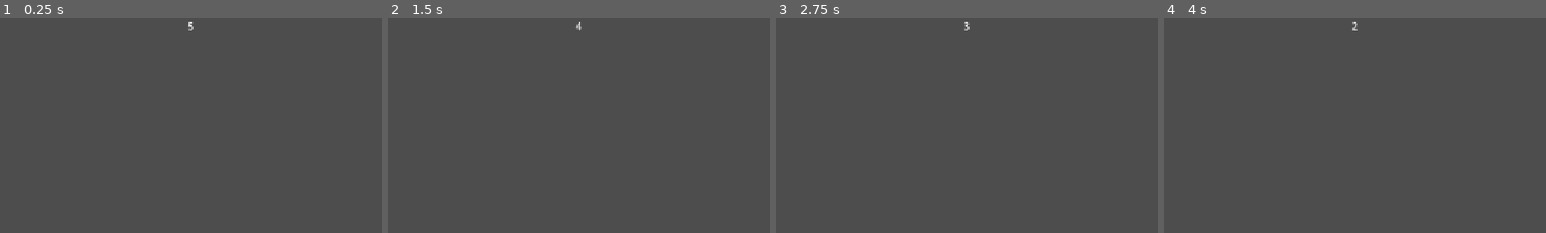
Above: before the commit, frames 1-4 (left to right).
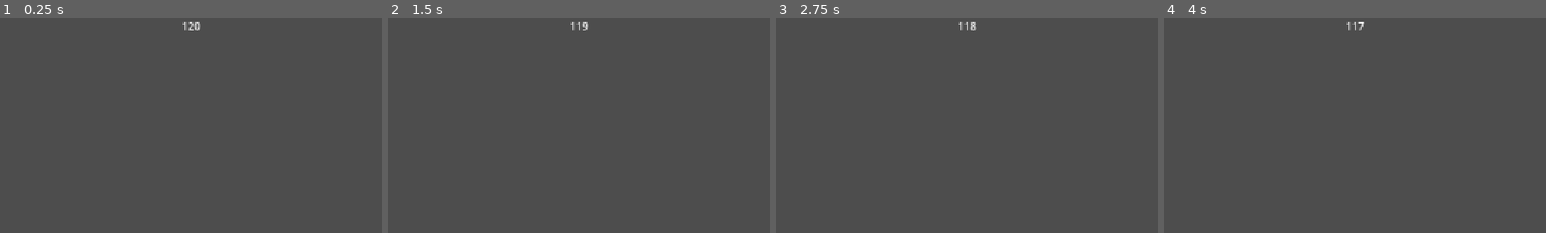
Above: after the commit, the same moments.

Repository: Varshit08/Tag_game
Game: Godot game, scene res://practise_map.tscn
The game is run twice, just before and just after one commit, with the same random seed, the same clock (stepped at 60 frames per second) and the same inputs. Before the commit the project has no main scene; this scene is started directly in both runs.
Inputs:
- Up to frame 1 (0.25 s): no input
- Up to frame 2 (1.5 s): tap Enter at 0.5 s
- Up to frame 3 (2.75 s): tap Space at 2 s
- Up to frame 4 (4 s): tap Enter at 2.75 s; tap Space at 3.5 s
The pictures show only the part of the screen within x 25-75%, y 0-50%; the shares and areas given below are measured in that part.

The runs differ from the first frame. In frame 1, 0.1% of the frame differs, in the area x 47-53%, y 1-6%; in frame 2, 0.1%; in frame 3, 0.1%; in frame 4, 0.1%.

Commit message:
Implement player tagging mechanics
Add tag game logic where players can tag each other by transferring tagger status on collision. Changes include:
- Add Area2D collision detection to player for tag detection
- Implement body_entered/body_exited handlers to transfer tagger metadata between colliding players
- Set collision_layer for proper physics interactions
- Increase game time from 5 to 120 seconds for testing purposes
- Configure main scene in project settings

Diff:
--- a/tag_game/player.gd
+++ b/tag_game/player.gd
@@ -9,6 +9,8 @@
 @export var right : String
 @export var color : Color
 @export var color_rect : ColorRect
+
+@export var can_tag := true
 
 
 func _ready() -> void:
@@ -33,3 +35,19 @@
 		velocity.x = move_toward(velocity.x, 0, SPEED)
 
 	move_and_slide()
+
+	print(name, " - currently is : ", get_meta("tagger"))
+
+
+
+func _on_area_2d_body_entered(body: Node2D) -> void:
+	if body.has_meta("tagger"):
+		can_tag = false
+		if body.get_meta("tagger") == true:
+			set_meta("tagger", true)
+			body.set_meta("tagger", false)
+
+
+func _on_area_2d_body_exited(body: Node2D) -> void:
+	if body.has_meta("tagger"):
+		can_tag = true
--- a/tag_game/player.tscn
+++ b/tag_game/player.tscn
@@ -5,9 +5,14 @@
 [sub_resource type="RectangleShape2D" id="RectangleShape2D_fh2hd"]
 size = Vector2(40, 40)
 
+[sub_resource type="RectangleShape2D" id="RectangleShape2D_sdnyn"]
+size = Vector2(40, 40)
+
 [node name="CharacterBody2D" type="CharacterBody2D" unique_id=1990145254 node_paths=PackedStringArray("color_rect")]
+collision_layer = 2
 script = ExtResource("1_4flbx")
 color_rect = NodePath("CollisionShape2D/ColorRect")
+metadata/tagger = false
 
 [node name="CollisionShape2D" type="CollisionShape2D" parent="." unique_id=730235007]
 shape = SubResource("RectangleShape2D_fh2hd")
@@ -18,3 +23,11 @@
 offset_right = 20.0
 offset_bottom = 20.0
 color = Color(0.3434636, 0.71611685, 0.603403, 1)
+
+[node name="Area2D" type="Area2D" parent="." unique_id=1763371737]
+
+[node name="CollisionShape2D2" type="CollisionShape2D" parent="Area2D" unique_id=1768344767]
+shape = SubResource("RectangleShape2D_sdnyn")
+
+[connection signal="body_entered" from="Area2D" to="." method="_on_area_2d_body_entered"]
+[connection signal="body_exited" from="Area2D" to="." method="_on_area_2d_body_exited"]
--- a/tag_game/practise_map.tscn
+++ b/tag_game/practise_map.tscn
@@ -14,7 +14,7 @@
 
 [node name="StaticBody2D" type="StaticBody2D" unique_id=961243516 node_paths=PackedStringArray("timer", "label")]
 script = ExtResource("1_yu8s3")
-set_time = 5
+set_time = 120
 timer = NodePath("Timer")
 label = NodePath("Label")
 
--- a/tag_game/project.godot
+++ b/tag_game/project.godot
@@ -11,6 +11,7 @@
 [application]
 
 config/name="tag_game"
+run/main_scene="uid://cdjdmuv573482"
 config/features=PackedStringArray("4.7", "Forward Plus")
 config/icon="res://icon.svg"
 
